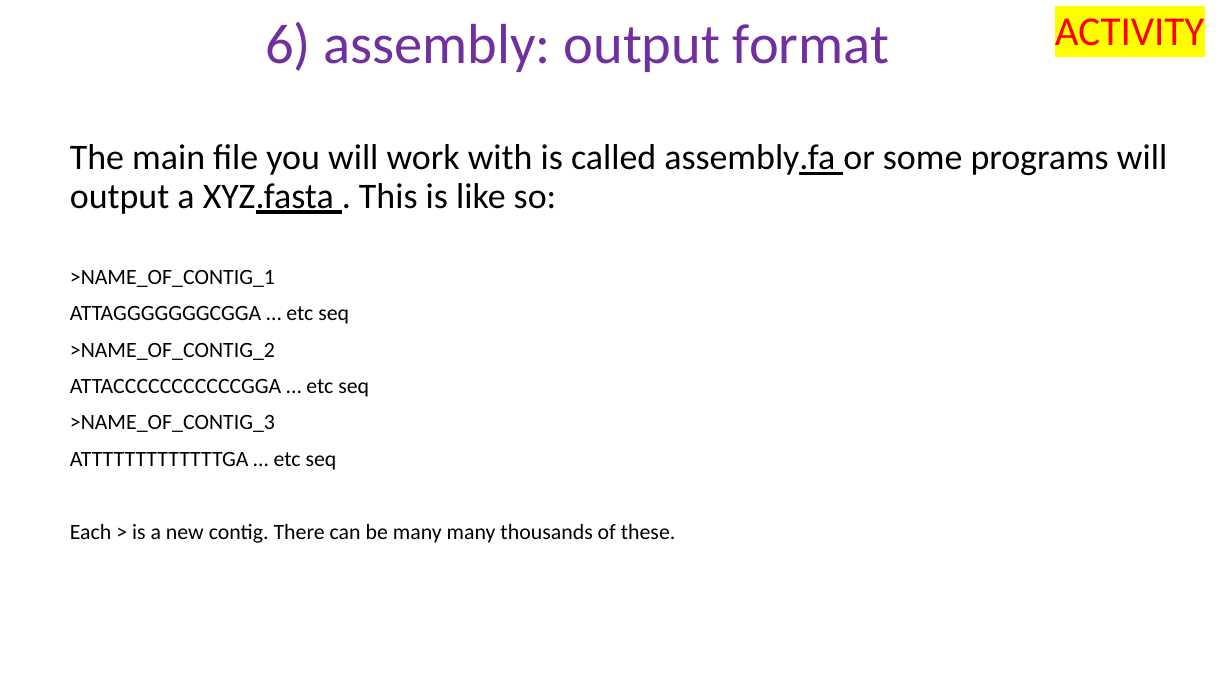
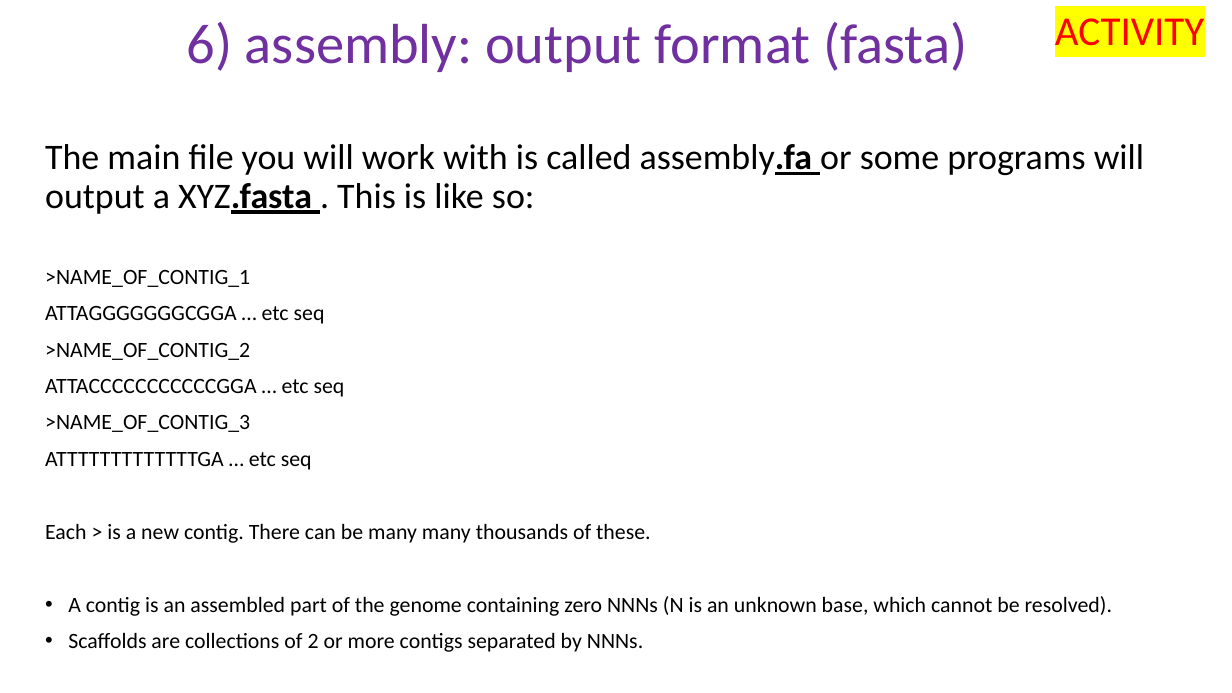
Before and after one commit to peterthorpe5/genome_assembly_workshop, a slide deck: slide 22 of powerpoint/6_assembly.pptx (slide 17 before the commit). Drawn at 1232x693 pixels with LibreOffice and Linux fonts; fonts in the diff are those of the drawing. Boxes give left, top, right and bottom in pixels: in the first picture for what was removed or moved away, otherwise in the second. Text is boxed around its words. In the diff, an @@ line names an element or a change of style, - is before the commit and + after.

```diff
--- a/powerpoint/6_assembly.pptx
+++ b/powerpoint/6_assembly.pptx
@@ title at (x1=186, y1=22, x2=967, y2=72): text changed @@
-6) assembly: output format
+6) assembly: output format (fasta)
@@ text "The main file you will ..." moved from (x1=70, y1=144, x2=1167, y2=543) to (x1=45, y1=144, x2=1144, y2=652) @@
@@ text at (x1=45, y1=144, x2=1144, y2=214): bold on in "assembly.fa XYZ.fasta" @@
@@ text at (x1=68, y1=596, x2=1112, y2=652): paragraphs added @@
+• A contig is an assembled part of the genome containing zero NNNs (N is an unknown base, which cannot be resolved).
+• Scaffolds are collections of 2 or more contigs separated by NNNs.
```
Also in this commit, not shown: 12 other slides changed, 8 slides added.
